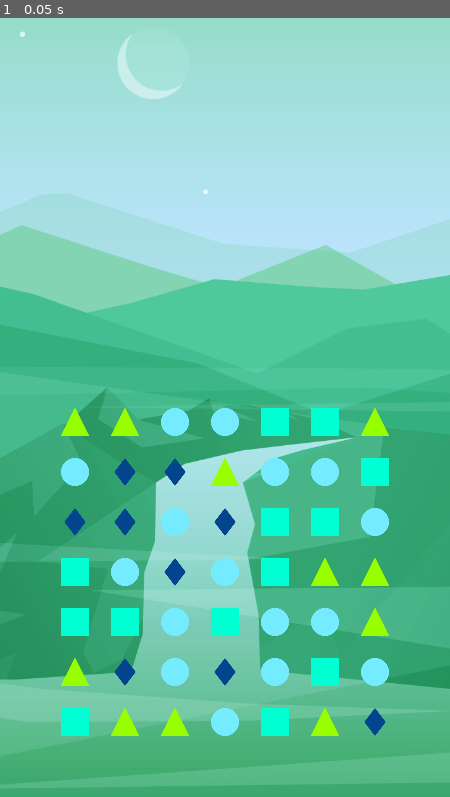
Above: before the commit, frame 1.
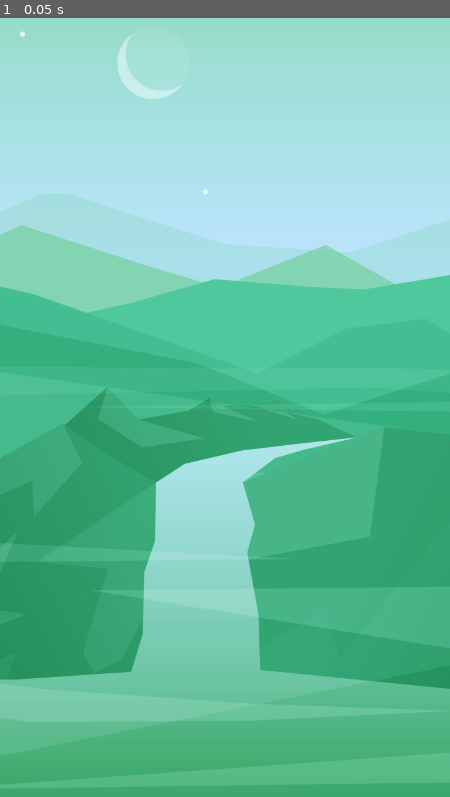
Above: after the commit, the same moment.

Repository: Harold-Kalvin/negatex
Game: Godot game, scene res://scenes/Main.tscn
Two runs of this game, one before a commit and one after it. Both use one fixed random seed, a clock stepped at 60 frames per second and the inputs below.
Inputs:
- Up to frame 1 (0.05 s): no input

The runs differ from the first frame. In frame 1, 7.8% of the frame differs, in the area x 13-87%, y 50-93%.
Error after the commit: Parse Error: Variable "TileSet" shadows a native class. (res://scripts/nodes/Grid.gd:4)

Commit message:
refactor with new TileSet class (remove Chain and Combination classes)

Diff:
--- a/scripts/models/Chain.gd
+++ /dev/null
@@ -1,25 +0,0 @@
-enum CHAIN_TYPE {NONE, HORIZONTAL, VERTICAL, COMBINED}
-
-var tiles = []
-var type = CHAIN_TYPE.NONE setget set_type
-
-
-func get_custom_hash():
-    var custom_hash = 0
-    for tile in tiles:
-        custom_hash = custom_hash + hash(tile)
-    return custom_hash if custom_hash != 0 else -1
-
-
-func to_string():
-    var string = ""
-    for tile in tiles:
-        string = string + "[%s][%s]" % [tile.col, tile.row]
-        if tile != tiles[-1]:
-            string = string + " - "
-    return string
-
-
-func set_type(value):
-    if value in CHAIN_TYPE.values():
-        type = value
--- a/scripts/models/Combination.gd
+++ /dev/null
@@ -1,64 +0,0 @@
-var tile1
-var tile2
-var tile3
-var tile4
-var custom_hash
-
-
-func init(new_tile1, new_tile2, new_tile3, new_tile4):
-    tile1 = new_tile1
-    tile2 = new_tile2
-    tile3 = new_tile3
-    tile4 = new_tile4
-    custom_hash = hash(tile1) + hash(tile2) + hash(tile3) + hash(tile4)
-
-
-func to_string():
-    return "[%s][%s] - [%s][%s] - [%s][%s] - [%s][%s]" % [
-        tile1.col, tile1.row,
-        tile2.col, tile2.row,
-        tile3.col, tile3.row,
-        tile4.col, tile4.row
-    ]
-
-
-func contains_all(tiles):
-    var hashes = [hash(tile1), hash(tile2), hash(tile3), hash(tile4)]
-    for tile in tiles:
-        if !hashes.has(hash(tile)):
-            return false
-    return true
-
-
-func get_min_col():
-    return _min_arr([tile1.col, tile2.col, tile3.col, tile4.col])
-
-
-func get_max_col():
-    return _max_arr([tile1.col, tile2.col, tile3.col, tile4.col])
-
-
-func get_min_row():
-    return _min_arr([tile1.row, tile2.row, tile3.row, tile4.row])
-
-
-func get_max_row():
-    return _max_arr([tile1.row, tile2.row, tile3.row, tile4.row])
-
-
-func _min_arr(arr):
-    var min_val = arr[0]
-
-    for i in range(1, arr.size()):
-        min_val = min(min_val, arr[i])
-
-    return min_val
-
-
-func _max_arr(arr):
-    var max_val = arr[0]
-
-    for i in range(1, arr.size()):
-        max_val = max(max_val, arr[i])
-
-    return max_val
--- /dev/null
+++ b/scripts/models/TileSet.gd
@@ -0,0 +1,46 @@
+var tiles = []
+
+
+func to_string():
+    var string = ""
+    for tile in tiles:
+        string = string + "[%s][%s]" % [tile.col, tile.row]
+        if tile != tiles[-1]:
+            string = string + " - "
+    return string
+
+
+func custom_hash():
+    var custom_hash = 0
+    for tile in tiles:
+        custom_hash = custom_hash + hash(tile)
+    return custom_hash if custom_hash != 0 else -1
+
+
+func contains_all(other_tiles):
+    var current_hashes = _tiles_hashes()
+    for other_tile in other_tiles:
+        if !current_hashes.has(hash(other_tile)):
+            return false
+    return true
+
+
+func cols():
+    var cols = []
+    for tile in tiles:
+        cols.append(tile.col)
+    return cols
+
+
+func rows():
+    var rows = []
+    for tile in tiles:
+        rows.append(tile.row)
+    return rows
+
+
+func _tiles_hashes():
+    var hashes = []
+    for tile in tiles:
+        hashes.append(hash(tile))
+    return hashes
--- a/scripts/nodes/Grid.gd
+++ b/scripts/nodes/Grid.gd
@@ -1,8 +1,10 @@
 extends Node2D
 
 # custom classes
-var Combination = load("res://scripts/models/Combination.gd")
-var Chain = load("res://scripts/models/Chain.gd")
+var TileSet = load("res://scripts/models/TileSet.gd")
+
+# enums
+enum ChainType {HORIZONTAL, VERTICAL}
 
 # grid size
 var cols = 7
@@ -29,10 +31,10 @@
 # will contain the positions (Vector2) of the tiles above the grid
 var grid_above = []
 
-# unique hash as key / combination object as value
+# unique hash as key / combination (TileSet object) as value
 var combinations = {}
 
-# unique hash as key / chain object as value
+# unique hash as key / chain (TileSet object) as value
 var chains = {}
 
 # list of selected tiles (that are part of a combination)
@@ -207,8 +209,8 @@
     selected_tiles.clear()
 
     # remove the tiles from the grid
-    for col in range(combination.get_min_col(), combination.get_max_col() + 1):
-        for row in range(combination.get_min_row(), combination.get_max_row() + 1):
+    for col in range(combination.cols().min(), combination.cols().max() + 1):
+        for row in range(combination.rows().min(), combination.rows().max() + 1):
             var tile = grid[col][row]
             grid[col][row] = null
             removed_tiles.append(tile)
@@ -303,10 +305,13 @@
                     for tile_bottom in same_bottom:
                         if tile_bottom.row == tile.row:
                             # create a combination with the 4 identical tiles
-                            var combination = Combination.new()
-                            combination.init(tile, tile_top, tile_right, tile_bottom)
-                            if !combinations.has(combination.custom_hash):
-                                combinations[combination.custom_hash] = combination
+                            var combination = TileSet.new()
+                            combination.tiles.append(tile)
+                            combination.tiles.append(tile_top)
+                            combination.tiles.append(tile_right)
+                            combination.tiles.append(tile_bottom)
+                            if !combinations.has(combination.custom_hash()):
+                                combinations[combination.custom_hash()] = combination
 
 
 func same_type_top(tile):
@@ -341,50 +346,45 @@
     for col in grid:
         for tile in col:
             var chain = identify_chain(tile)
-            if chain && !chains.has(chain.get_custom_hash()):
-                chains[chain.get_custom_hash()] = chain
-
-
-func identify_chain(tile, chain := Chain.new(), check_chain_type := null, chains_hashes := []):
+            if chain && !chains.has(chain.custom_hash()):
+                chains[chain.custom_hash()] = chain
+
+
+func identify_chain(tile, chain := TileSet.new(), check_chain_type := null, chains_hashes := []):
     # check horizonal chain
-    if !check_chain_type || check_chain_type == Chain.CHAIN_TYPE.HORIZONTAL:
+    if !check_chain_type || check_chain_type == ChainType.HORIZONTAL:
         var found_chain = identify_horizontal_chain(tile)
-        if found_chain && !found_chain.get_custom_hash() in chains_hashes:
-            chain.type = Chain.CHAIN_TYPE.HORIZONTAL
-            chains_hashes.append(found_chain.get_custom_hash())
+        if found_chain && !found_chain.custom_hash() in chains_hashes:
+            chains_hashes.append(found_chain.custom_hash())
             # for each tiles in the found chain, check if other chains are possible
             for found_chain_tile in found_chain.tiles:
                 if !found_chain_tile in chain.tiles:
                     chain.tiles.append(found_chain_tile)
                 # only check for vertical chains (because no other horizontal chains exists appart from the found chain)
                 if tile != found_chain_tile:
-                    chain = identify_chain(found_chain_tile, chain, Chain.CHAIN_TYPE.VERTICAL, chains_hashes)
+                    chain = identify_chain(found_chain_tile, chain, ChainType.VERTICAL, chains_hashes)
 
     # check vertical chain
-    if !check_chain_type || check_chain_type == Chain.CHAIN_TYPE.VERTICAL:
+    if !check_chain_type || check_chain_type == ChainType.VERTICAL:
         var found_chain = identify_vertical_chain(tile)
-        if found_chain && !found_chain.get_custom_hash() in chains_hashes:
-            chain.type = Chain.CHAIN_TYPE.VERTICAL
-            chains_hashes.append(found_chain.get_custom_hash())
+        if found_chain && !found_chain.custom_hash() in chains_hashes:
+            chains_hashes.append(found_chain.custom_hash())
             # for each tiles in the found chain, check if other chains are possible
             for found_chain_tile in found_chain.tiles:
                 if !found_chain_tile in chain.tiles:
                     chain.tiles.append(found_chain_tile)
                 # only check for horizontal chains (because no other vertical chains exists appart from the found chain)
                 if tile != found_chain_tile:
-                    chain = identify_chain(found_chain_tile, chain, Chain.CHAIN_TYPE.HORIZONTAL, chains_hashes)
-
-    # setting chain type and return chain if any
+                    chain = identify_chain(found_chain_tile, chain, ChainType.HORIZONTAL, chains_hashes)
+
+    # return chain if any
     if !chains_hashes.empty():
-        if len(chains_hashes) > 1:
-            chain.type = Chain.CHAIN_TYPE.COMBINED
         return chain
     return null
 
 
 func identify_horizontal_chain(tile):
-    var chain = Chain.new()
-    chain.type = Chain.CHAIN_TYPE.HORIZONTAL
+    var chain = TileSet.new()
     chain.tiles.append(tile)
 
     # search left
@@ -403,8 +403,7 @@
 
 
 func identify_vertical_chain(tile):
-    var chain = Chain.new()
-    chain.type = Chain.CHAIN_TYPE.VERTICAL
+    var chain = TileSet.new()
     chain.tiles.append(tile)
 
     # search down
